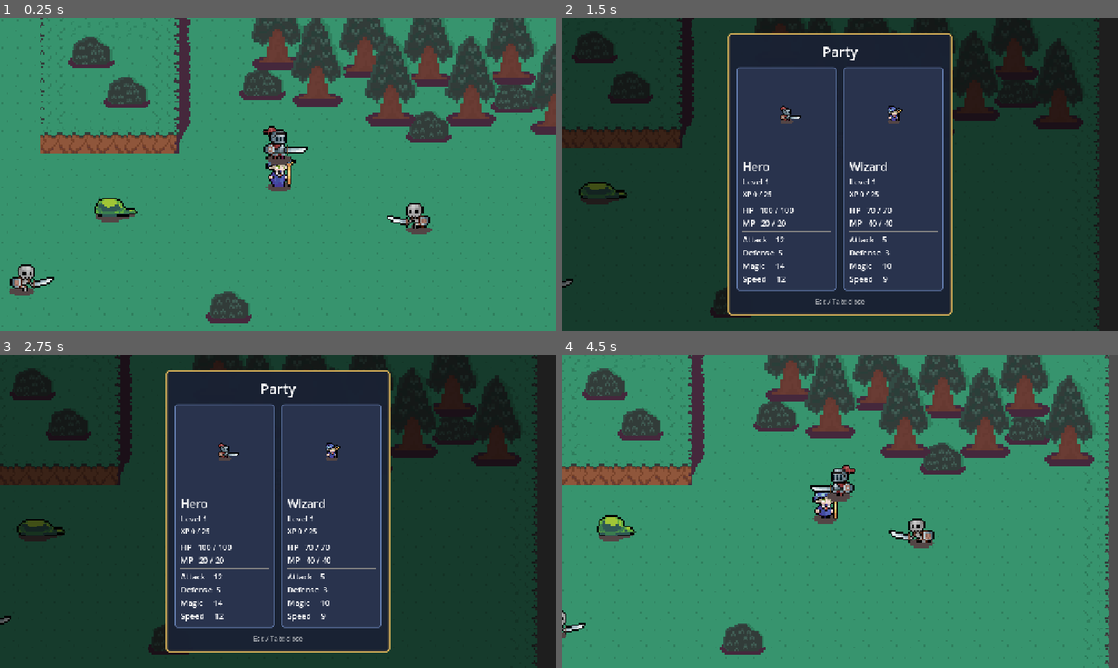
Above: before the commit, frames 1-4 (two rows, left to right).
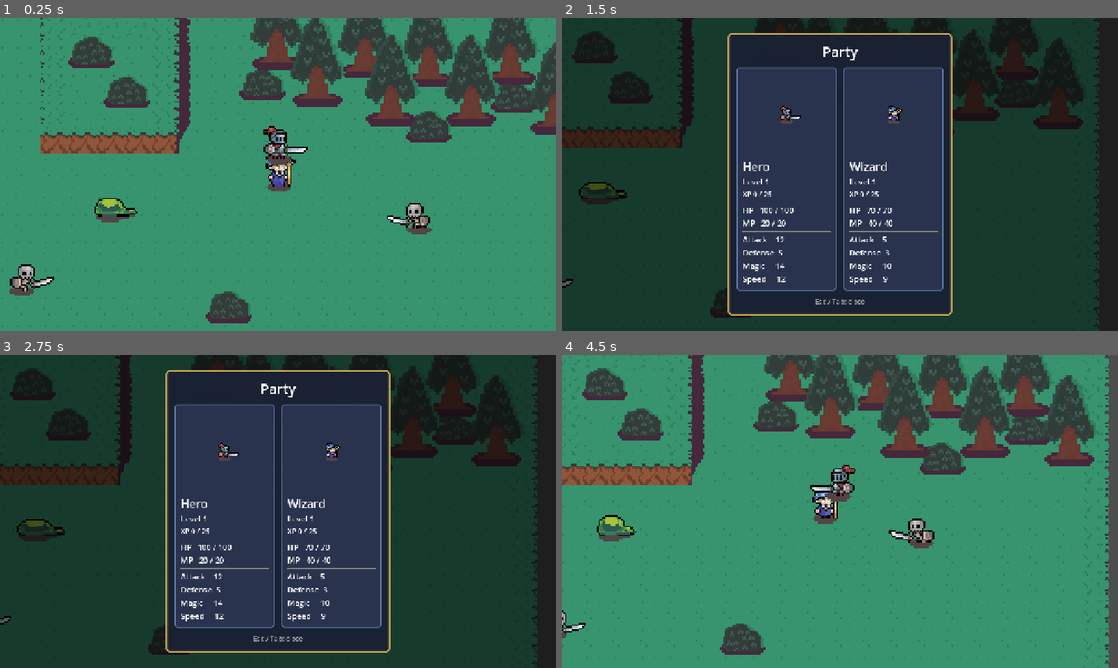
Above: after the commit, the same moments.

Repository: MystiriMan87/Taiyaki-Project-Game
Game: Godot game, scene res://Scenes/overworld.tscn
Same seed, same stepped clock (60 frames per second), same inputs: the game is played once before the commit and once after it.
Inputs (mouse positions are in pixels of both pictures, inside the frame that each line leads up to):
- Up to frame 1 (0.25 s): no input
- Up to frame 2 (1.5 s): tap Enter (ui_accept) at 0.5, 0.77 s; move the mouse to (962, 158) at 0.52 s; hold Right (ui_right) 0.53-1.28 s; tap H at 0.6 s; click (962, 158) at 0.67 s; move the mouse to (728, 190) at 1.27 s; hold Down (ui_down) from 1.28 s (still down); tap Tab at 1.35 s
- Up to frame 3 (2.75 s): tap Enter (ui_accept) at 1.52, 2 s; move the mouse to (333, 442) at 2.02 s; release Down (ui_down) at 2.03 s; hold Right (ui_right) from 2.03 s (still down); tap Alt at 2.1 s
- Up to frame 4 (4.5 s): tap Enter (ui_accept) at 2.75, 3.02, 3.5, 3.77, 4.25 s; move the mouse to (812, 574) at 2.77 s; release Right (ui_right) at 2.78 s; hold Up (ui_up) 2.78-3.53 s; tap Shift at 2.85 s; click (812, 574) at 2.92 s; move the mouse to (1006, 558) at 3.52 s; hold Left (ui_left) from 3.53 s (still down); tap H at 3.6 s; move the mouse to (673, 464) at 4.27 s; tap Tab at 4.35 s

The runs differ from the first frame. In frame 1, 0.6% of the frame differs, in the area x 13-100%, y 0-93%; in frame 2, 0.2%; in frame 3, 0.2%; in frame 4, 0.8%, in the area x 4-96%, y 0-94%.

Commit message:
added some nice sway to trees and bushes as well as some leave scattering from trees

Diff:
--- a/Scenes/bush.tscn
+++ b/Scenes/bush.tscn
@@ -1,10 +1,17 @@
-[gd_scene load_steps=3 format=3 uid="uid://ch6k8ci5s2kuk"]
+[gd_scene load_steps=5 format=3 uid="uid://ch6k8ci5s2kuk"]
 
+[ext_resource type="Script" uid="uid://dcjg4udiux0wo" path="res://Scripts/tree_sway.gd" id="1_3fki3"]
 [ext_resource type="Texture2D" uid="uid://cjwdc2pp647cx" path="res://Art/bush32x32.png" id="1_tld8b"]
 [ext_resource type="Texture2D" uid="uid://cq57qthig4pe4" path="res://Art/tree_shadow.png" id="2_kx7ng"]
 
+[sub_resource type="RectangleShape2D" id="RectangleShape2D_3fki3"]
+size = Vector2(20, 15)
+
 [node name="Bush" type="Node2D"]
 z_index = -5
+script = ExtResource("1_3fki3")
+sprite_path = NodePath("Sprite2D")
+strength = 1.7
 
 [node name="Sprite2D" type="Sprite2D" parent="."]
 texture = ExtResource("1_tld8b")
@@ -14,3 +21,11 @@
 position = Vector2(0, -1)
 scale = Vector2(1.2, 1.2)
 texture = ExtResource("2_kx7ng")
+
+[node name="Area2D" type="Area2D" parent="."]
+
+[node name="CollisionShape2D" type="CollisionShape2D" parent="Area2D"]
+position = Vector2(1, 9.5)
+shape = SubResource("RectangleShape2D_3fki3")
+
+[connection signal="body_entered" from="Area2D" to="." method="_on_area_2d_body_entered"]
--- a/Scenes/overworld.tscn
+++ b/Scenes/overworld.tscn
@@ -171,3 +171,5 @@
 scale = Vector2(4, 4)
 
 [node name="Bushes" type="Node" parent="."]
+
+[node name="CanvasModulate" type="CanvasModulate" parent="."]
--- a/Scenes/tree.tscn
+++ b/Scenes/tree.tscn
@@ -1,11 +1,14 @@
-[gd_scene load_steps=3 format=3 uid="uid://bsvqmau1ekp5l"]
+[gd_scene load_steps=5 format=3 uid="uid://bsvqmau1ekp5l"]
 
 [ext_resource type="Texture2D" uid="uid://xv3aqw4vm6ix" path="res://Art/tree16x16layered-export.png" id="1_0vwjc"]
+[ext_resource type="Script" uid="uid://dcjg4udiux0wo" path="res://Scripts/tree_sway.gd" id="1_rsuno"]
+[ext_resource type="Script" uid="uid://dtywp6c4xe44d" path="res://Scripts/leaf_drift.gd" id="3_l7sa7"]
 
 [sub_resource type="CircleShape2D" id="CircleShape2D_rsuno"]
 radius = 4.0
 
 [node name="Tree" type="Node2D"]
+script = ExtResource("1_rsuno")
 
 [node name="Trunk" type="Sprite2D" parent="."]
 z_index = -2
@@ -20,10 +23,14 @@
 position = Vector2(0.25, 14.25)
 shape = SubResource("CircleShape2D_rsuno")
 
-[node name="Leaves" type="Sprite2D" parent="."]
+[node name="Leavessprite" type="Sprite2D" parent="."]
 z_index = 10
 position = Vector2(0, -12)
-scale = Vector2(4, 4)
+scale = Vector2(4.1, 4.1)
 texture = ExtResource("1_0vwjc")
 region_enabled = true
 region_rect = Rect2(0, 32, 32, 26)
+
+[node name="Leaves" type="GPUParticles2D" parent="."]
+script = ExtResource("3_l7sa7")
+leaf_color = Color(0.25490198, 0.36862746, 0.33333334, 1)
--- /dev/null
+++ b/Scripts/leaf_drift.gd
@@ -0,0 +1,33 @@
+extends GPUParticles2D
+
+@export var leaf_color := Color(0.35, 0.65, 0.3)
+
+func _ready() -> void:
+	amount = 3
+	lifetime = 6.0
+	explosiveness = 0.0
+	randomness = 1.0
+	local_coords = false
+	position = Vector2(0, -24)
+	z_index = 5
+
+	var img := Image.create(2, 2, false, Image.FORMAT_RGBA8)
+	img.fill(leaf_color)
+	texture = ImageTexture.create_from_image(img)
+	texture_filter = CanvasItem.TEXTURE_FILTER_NEAREST
+
+	var m := ParticleProcessMaterial.new()
+	m.emission_shape = ParticleProcessMaterial.EMISSION_SHAPE_BOX
+	m.emission_box_extents = Vector3(14, 6, 0)
+	m.direction = Vector3(1, 1, 0)
+	m.spread = 25.0
+	m.gravity = Vector3(6, 14, 0)
+	m.initial_velocity_min = 2.0
+	m.initial_velocity_max = 8.0
+	m.angular_velocity_min = -90.0
+	m.angular_velocity_max = 90.0
+	m.scale_min = 1.0
+	m.scale_max = 2.0
+	m.color = Color(1, 1, 1, 1)
+	process_material = m
+	emitting = true
--- /dev/null
+++ b/Scripts/tree_sway.gd
@@ -0,0 +1,28 @@
+extends Node2D
+
+@export var sprite_path: NodePath = NodePath("Leavessprite")
+@export var strength := 1.5
+@export var speed_max := 1.4
+@export var speed_min := 0.9
+
+const SWAY_SHADER := preload("res://Shaders/sway.gdshader")
+
+func _ready() -> void:
+	var s := get_node_or_null(sprite_path) as CanvasItem
+	if s == null:
+		push_warning("tree_sway: no node at %s" % sprite_path)
+		return
+	var mat := ShaderMaterial.new()
+	mat.shader = SWAY_SHADER
+	mat.set_shader_parameter("strength", strength)
+	mat.set_shader_parameter("speed", randf_range(0.9, 1.4))
+	mat.set_shader_parameter("phase", randf() * TAU)
+	mat.set_shader_parameter("speed", randf_range(speed_min, speed_max))
+	s.material = mat
+
+func _on_area_2d_body_entered(body: Node) -> void:
+	if not body.is_in_group("player"):
+		return
+	var mat := (get_node(sprite_path) as CanvasItem).material as ShaderMaterial
+	var tw := create_tween()
+	tw.tween_method(func(v: float): mat.set_shader_parameter("strength", v), strength * 4.0, strength, 0.6)
--- /dev/null
+++ b/Shaders/sway.gdshader
@@ -0,0 +1,12 @@
+shader_type canvas_item;
+
+uniform float strength : hint_range(0.0, 8.0) = 1.5;
+uniform float speed = 1.2;
+uniform float phase = 0.0;
+
+void vertex() {
+	float bend = (1.0 - UV.y);
+	bend *= bend;
+	float t = TIME * speed + phase;
+	VERTEX.x += (sin(t) + 0.4 * sin(t * 2.3)) * strength * bend;
+}
Not shown, added: Scripts/leaf_drift.gd.uid
Not shown, added: Scripts/tree_sway.gd.uid
Not shown, added: Shaders/sway.gdshader.uid
